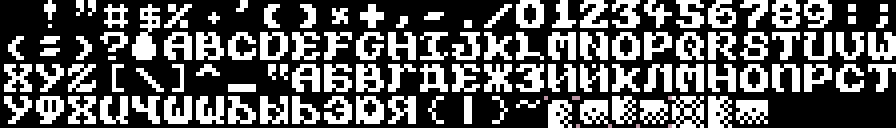
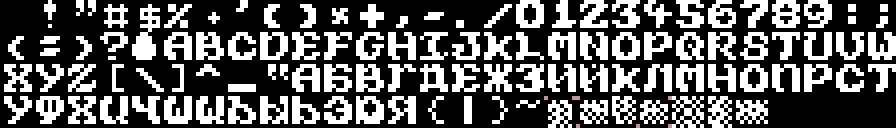
The second 896 × 128 image is a revision of the first. Changes to its layers:
painted on "font.bmp" over [left=456, top=20, right=768, bottom=128]
